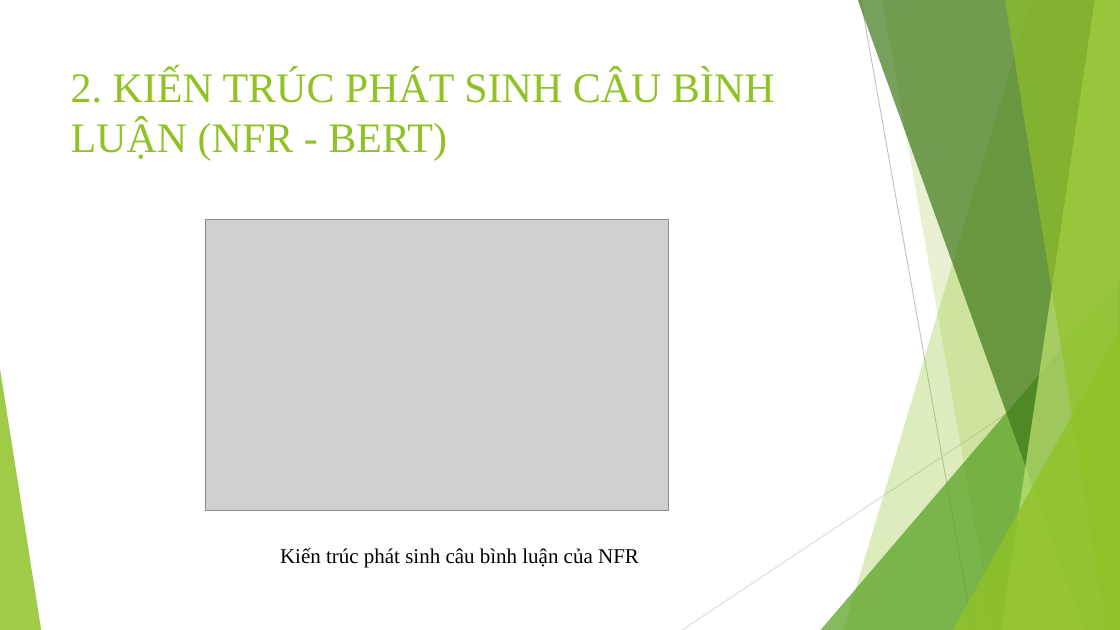
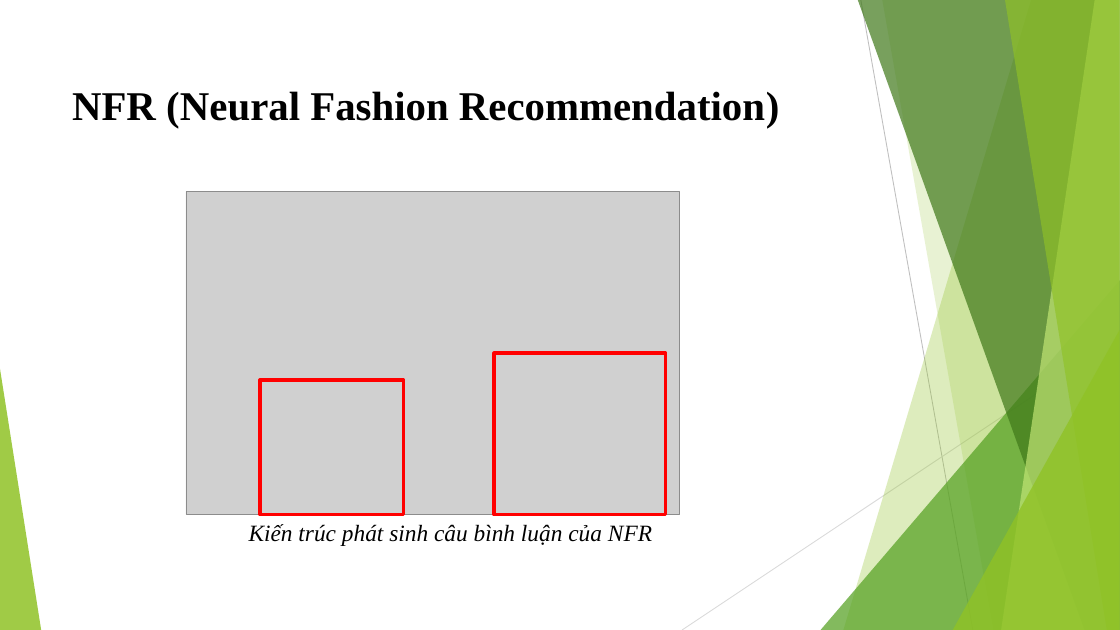
Before and after one commit to trungpham2701/TLCN-CommentGenerationForOutfit, a slide deck: slide 8 of BaoCaoTLCN.pptx (slide 5 before the commit). Drawn at 1120x630 pixels with LibreOffice and Linux fonts; fonts in the diff are those of the drawing; grey boxes stand for pictures. Boxes give left, top, right and bottom in pixels: in the first picture for what was removed or moved away, otherwise in the second. Text is boxed around its words. In the diff, an @@ line names an element or a change of style, - is before the commit and + after.

```diff
--- a/BaoCaoTLCN.pptx
+++ b/BaoCaoTLCN.pptx
@@ title removed at [71, 69, 775, 160] @@
-2. KIẾN TRÚC PHÁT SINH CÂU BÌNH LUẬN (NFR - BERT)
@@ text added at [72, 91, 780, 128], 35 pt, text #000000, bold @@
+NFR (Neural Fashion Recommendation)
@@ picture: place and size @@
-picture at [205, 219, 669, 511]
+picture at [186, 192, 680, 514]
@@ rectangle added at [494, 353, 665, 514], outline #FF0000 3 pt @@
@@ rectangle added at [260, 380, 403, 514], outline #FF0000 3 pt @@
@@ text "Kiến trúc phát sinh câu ...": place and size @@
-text "Kiến trúc phát sinh câu ..." at [280, 547, 639, 568]
+text "Kiến trúc phát sinh câu ..." at [249, 524, 652, 546]
@@ text "Kiến trúc phát sinh câu ..." at [249, 524, 652, 546]: size 18 to 20 pt, italic on @@
```
Also in this commit, not shown: 16 other slides changed, 3 slides added.
